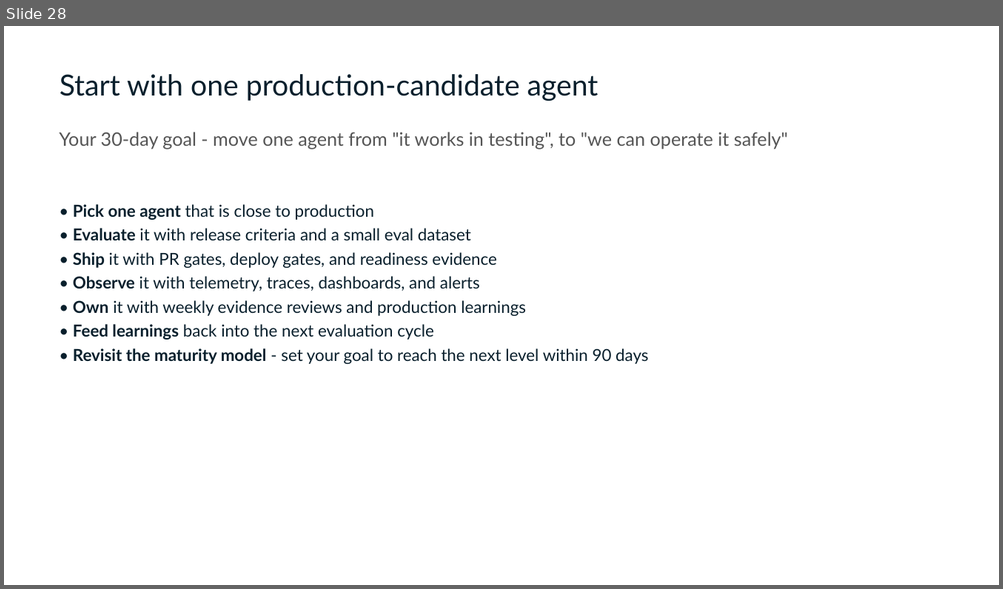
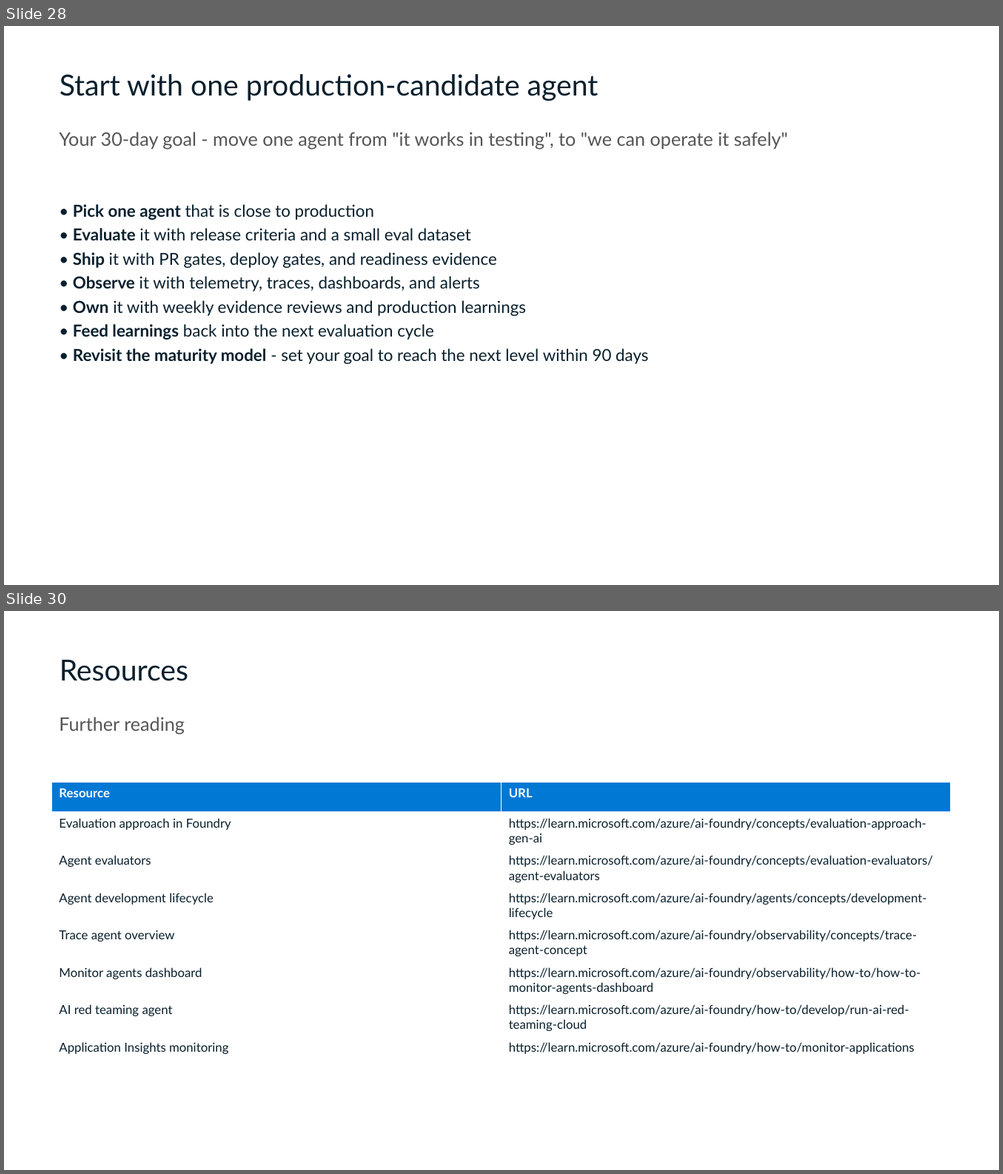
Before and after one commit to Azure/agentops-workshop, a slide deck: short/slides.pptx. Shown one above the other, each under a label of ours: slide 28 before the commit, slides 28 and 30 after it; the slides between them are not shown. The pictures are 1003x589 and 1003x1174 pixels, drawn with LibreOffice and Linux fonts; fonts in the diff are those of the drawing. Boxes give left, top, right and bottom in pixels: in the first picture for what was removed or moved away, otherwise in the second. Text is boxed around its words. In the diff, an @@ line names an element or a change of style, - is before the commit and + after.

Commit message:
resources last slide

```diff
--- a/short/slides.pptx
+++ b/short/slides.pptx
@@ slide 30 added at (x1=4, y1=611, x2=999, y2=1170), background #FFFFFF @@
@@ text added at (x1=60, y1=660, x2=188, y2=681), 28 pt, text #091F2C @@
+Resources
@@ text added at (x1=59, y1=717, x2=185, y2=735), 18 pt, text #555555 @@
+Further reading
@@ table added at (x1=52, y1=782, x2=951, y2=1057), 8 rows, 2 columns @@
+Resource | URL
+Evaluation approach in Foundry | https://learn.microsoft.com/azure/ai-foundry/concepts/evaluation-approach-gen-ai
+Agent evaluators | https://learn.microsoft.com/azure/ai-foundry/concepts/evaluation-evaluators/agent-evaluators
+Agent development lifecycle | https://learn.microsoft.com/azure/ai-foundry/agents/concepts/development-lifecycle
+Trace agent overview | https://learn.microsoft.com/azure/ai-foundry/observability/concepts/trace-agent-concept
+Monitor agents dashboard | https://learn.microsoft.com/azure/ai-foundry/observability/how-to/how-to-monitor-agents-dashboard
+AI red teaming agent | https://learn.microsoft.com/azure/ai-foundry/how-to/develop/run-ai-red-teaming-cloud
+Application Insights monitoring | https://learn.microsoft.com/azure/ai-foundry/how-to/monitor-applications
```
Also in this commit, not shown: 1 other slide added, 1 slide removed, 1 other file.
